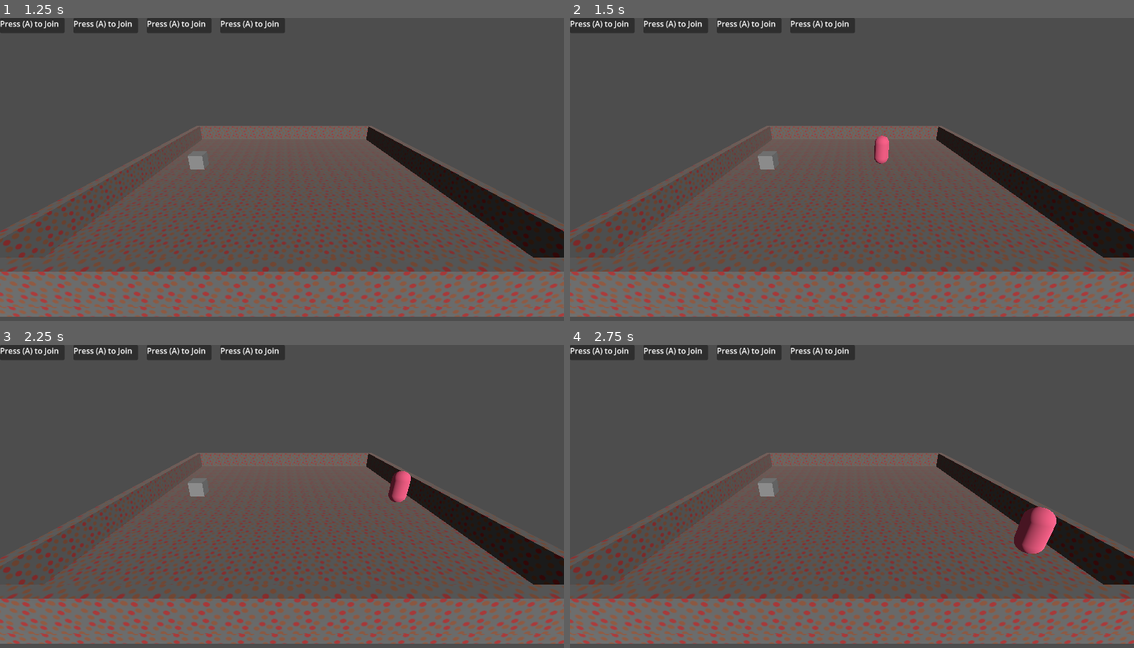
Above: before the commit, frames 1-4 (two rows, left to right).
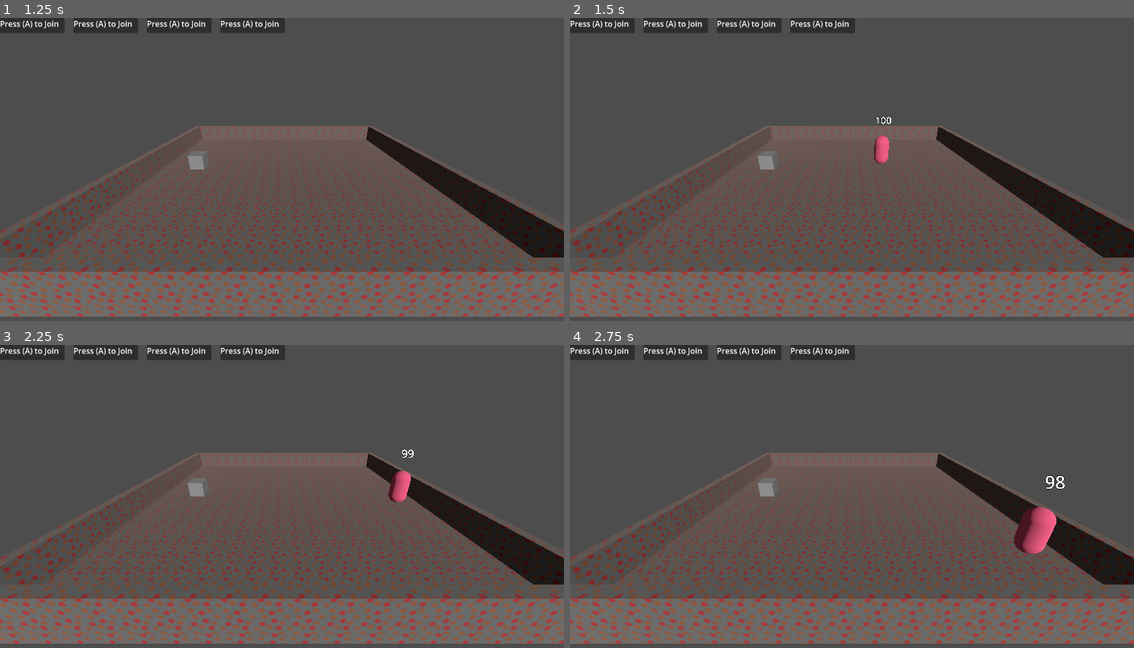
Above: after the commit, the same moments.

Repository: icvara/GGJ26
Game: Godot game, scene res://Menu/Landing_menu.tscn
Same seed, same stepped clock (60 frames per second), same inputs: the game is played once before the commit and once after it.
Inputs:
- Up to frame 1 (1.25 s): click "Play" at 0.5 s
- Up to frame 2 (1.5 s): tap A (move_left) at 1.25 s; hold D (move_right) from 1.28 s (still down); hold Enter (join_game) from 1.28 s (still down)
- Up to frame 3 (2.25 s): tap A (move_left) at 2 s; release D (move_right) at 2.03 s; release Enter (join_game) at 2.03 s; hold S (move_down) from 2.03 s (still down); tap Enter (join_game) at 2.1 s
- Up to frame 4 (2.75 s): keep holding S (move_down)

Frame 1 is identical in both runs. In frame 2, less than 0.1% of the frame differs, in the area x 54-57%, y 32-36%; in frame 3, less than 0.1%; in frame 4, 0.1%, in the area x 84-88%, y 43-48%.

Commit message:
add HP decreasing when no mask

Diff:
--- a/godot-ggj-26/Mask/mask.gd
+++ b/godot-ggj-26/Mask/mask.gd
@@ -1,4 +1,5 @@
 extends CharacterBody3D
+
 
 
 func _on_area_3d_body_entered(body: Node3D) -> void:
--- a/godot-ggj-26/Player/player.gd
+++ b/godot-ggj-26/Player/player.gd
@@ -7,7 +7,33 @@
 
 var head_pos = Vector3(0.,1.,0.)
 
+
+var current_HP = 100
+var max_HP = 100
+var timer = 0
+
+signal player_has_died(id)
+
 @export var speed := 10.0
+
+
+func _ready() -> void:
+	current_HP = max_HP
+	$DebugLabel.text = str(current_HP)
+
+func _process(delta: float) -> void:
+	timer += delta
+	if timer > 0.5:
+		timer = 0
+		if mask_equipped == null:
+			current_HP -= 1
+			$DebugLabel.text = str(current_HP)
+		else:
+			current_HP = clamp(current_HP + 1, 0, max_HP)
+			$DebugLabel.text = str(current_HP)
+
+		if current_HP <= 0 :
+			Die()
 
 func _physics_process(delta):
 	var direction = Vector3()
@@ -40,6 +66,9 @@
 	if mask_equipped:
 		mask_equipped.global_position = global_position + head_pos
 
+func Die():
+	player_has_died.emit(playerID)
+	queue_free()
 
 func put_on_mask(mask):
 	mask_equipped = mask
--- a/godot-ggj-26/Player/player.tscn
+++ b/godot-ggj-26/Player/player.tscn
@@ -28,4 +28,10 @@
 [node name="CollisionShape3D" type="CollisionShape3D" parent="Area3D"]
 shape = SubResource("CapsuleShape3D_l8h54")
 
+[node name="DebugLabel" type="Label3D" parent="."]
+transform = Transform3D(1, 0, 0, 0, 1, 0, 0, 0, 1, 0, 2.0605302, 0)
+billboard = 1
+text = "100"
+font_size = 128
+
 [connection signal="body_entered" from="Area3D" to="." method="_on_area_3d_body_entered"]
--- a/godot-ggj-26/Player/player_manager.gd
+++ b/godot-ggj-26/Player/player_manager.gd
@@ -26,5 +26,10 @@
 		player_status[ID] = 1
 		var newplayer = player_scene.instantiate()
 		newplayer.playerID = ID
+		newplayer.player_has_died.connect(_on_player_death)
 		add_child(newplayer)
 		newplayer_join.emit(ID)
+
+
+func _on_player_death(id):
+	player_status[id] = 0
